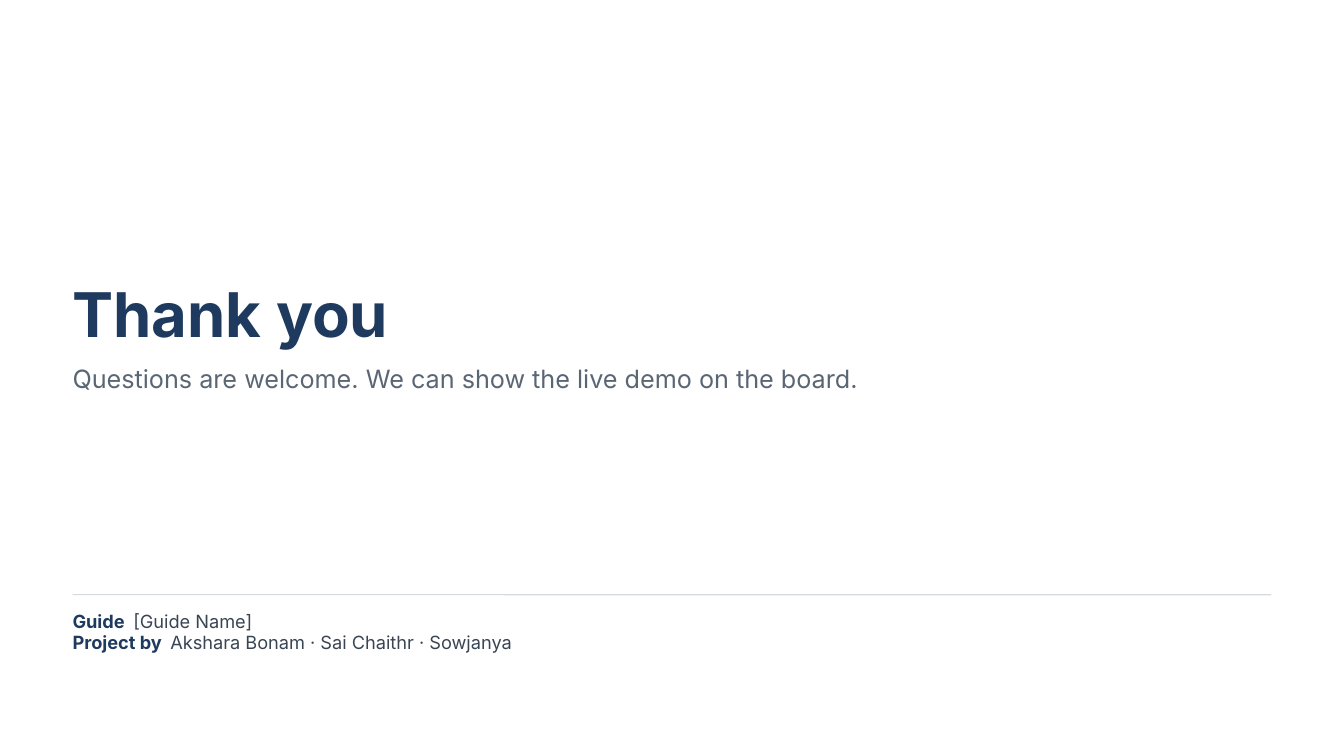
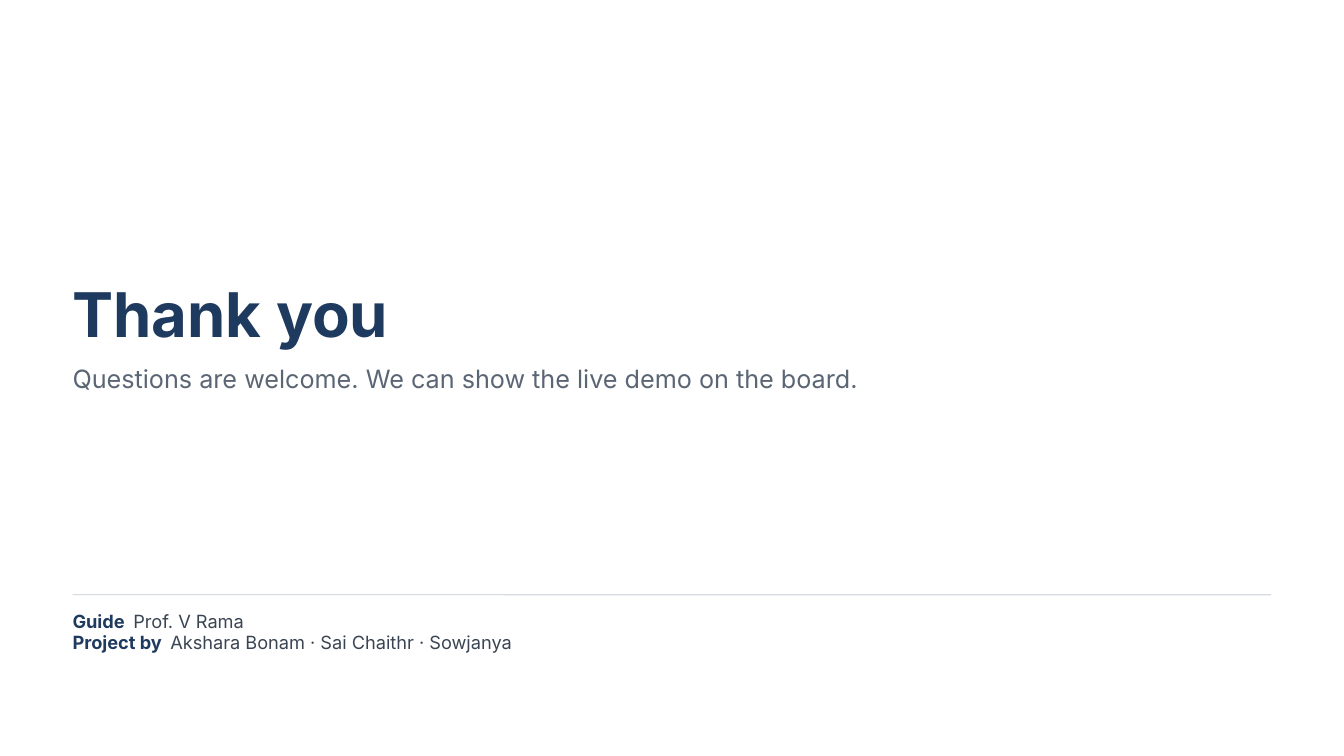
Before and after one commit to chaithr45/Final_year_proj, a slide deck: slide 30 of reports/ec418/out/SeizeLUT_EC418_Presentation.pptx. Drawn at 1344x756 pixels with LibreOffice and Linux fonts; fonts in the diff are those of the drawing. Boxes give left, top, right and bottom in pixels: in the first picture for what was removed or moved away, otherwise in the second. Text is boxed around its words. In the diff, an @@ line names an element or a change of style, - is before the commit and + after.

```diff
--- a/reports/ec418/out/SeizeLUT_EC418_Presentation.pptx
+++ b/reports/ec418/out/SeizeLUT_EC418_Presentation.pptx
@@ text at (x1=73, y1=614, x2=244, y2=628): text changed @@
-Guide [Guide Name]
+Guide Prof. V Rama
```
Also in this commit, not shown: 1 other slide changed, 4 other files.
